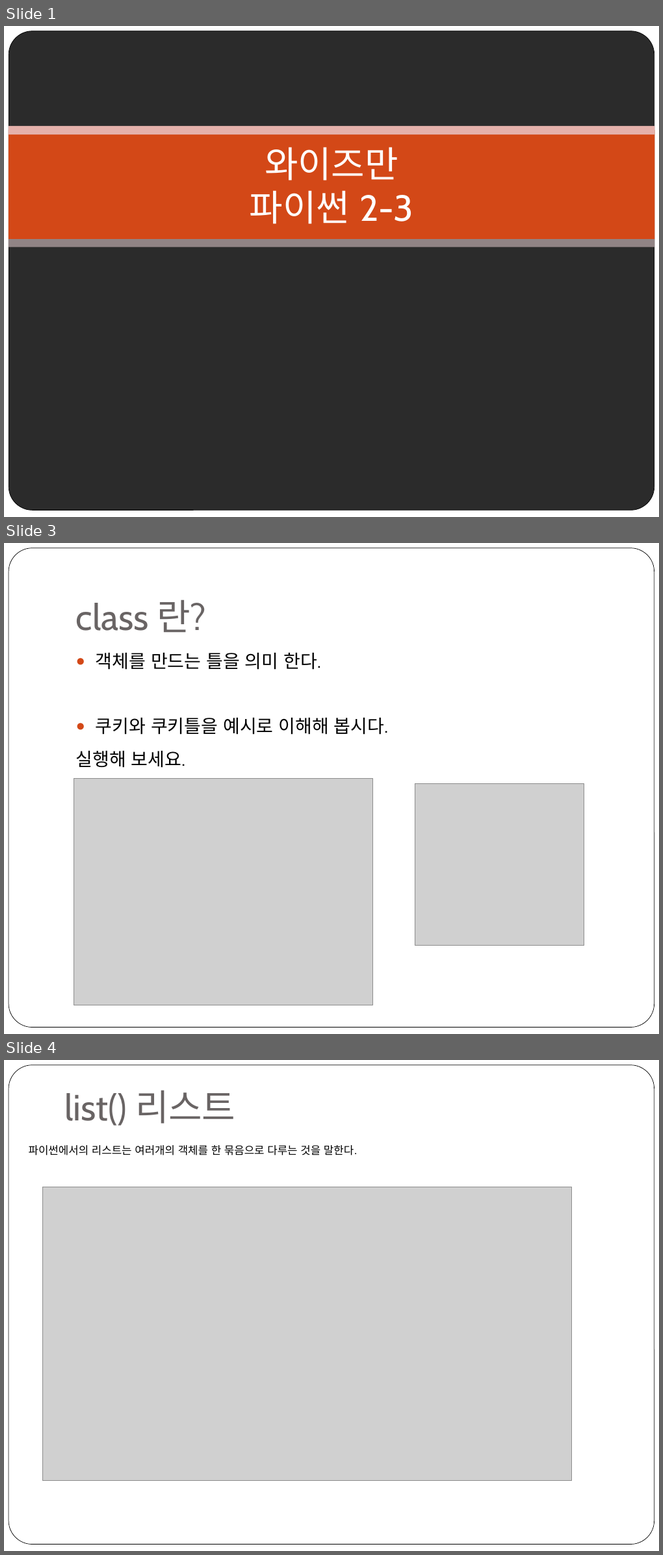
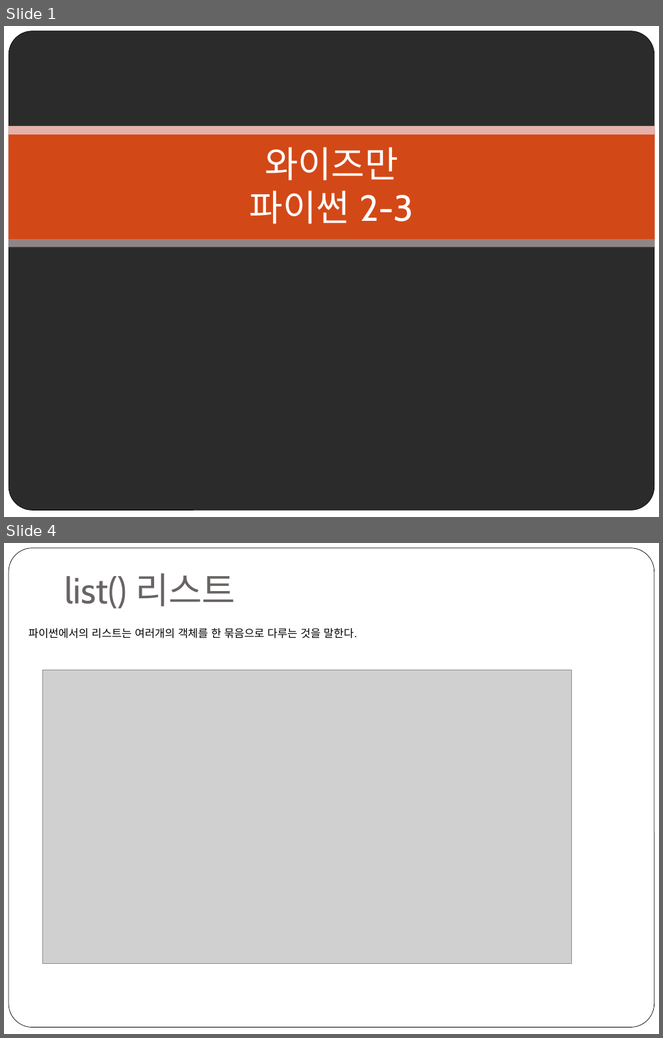
Before and after one commit to freshmea/weizman_python_class, a slide deck: textbook/파이썬2-3교시.pptx. Shown one above the other, each under a label of ours: slides 1, 3 and 4 before the commit, slides 1 and 4 after it; the slides between them are not shown. The pictures are 663x1555 and 663x1038 pixels, drawn with LibreOffice and Linux fonts; fonts in the diff are those of the drawing; grey boxes stand for pictures; background and template pictures are left out; a plain dark background stands for a picture behind light text. Boxes give left, top, right and bottom in pixels: in the first picture for what was removed or moved away, otherwise in the second. Text is boxed around its words. In the diff, an @@ line names an element or a change of style, - is before the commit and + after.

```diff
--- a/textbook/파이썬2-3교시.pptx
+++ b/textbook/파이썬2-3교시.pptx
@@ slide 3 removed at (4, 543, 659, 1034), background #FFFFFF; not listed: 1 template element that a slide beside it also shows @@
@@ title removed at (76, 600, 206, 632) @@
-class 란?
@@ text removed at (76, 652, 388, 768) @@
-● 객체를 만드는 틀을 의미 한다.
-● 쿠키와 쿠키틀을 예시로 이해해 봅시다.
-실행해 보세요.
@@ picture removed at (74, 778, 373, 1005) @@
@@ picture removed at (415, 783, 584, 946) @@
```
Also in this commit, not shown: 1 slide changed, 1 slide added, 1 other file.
